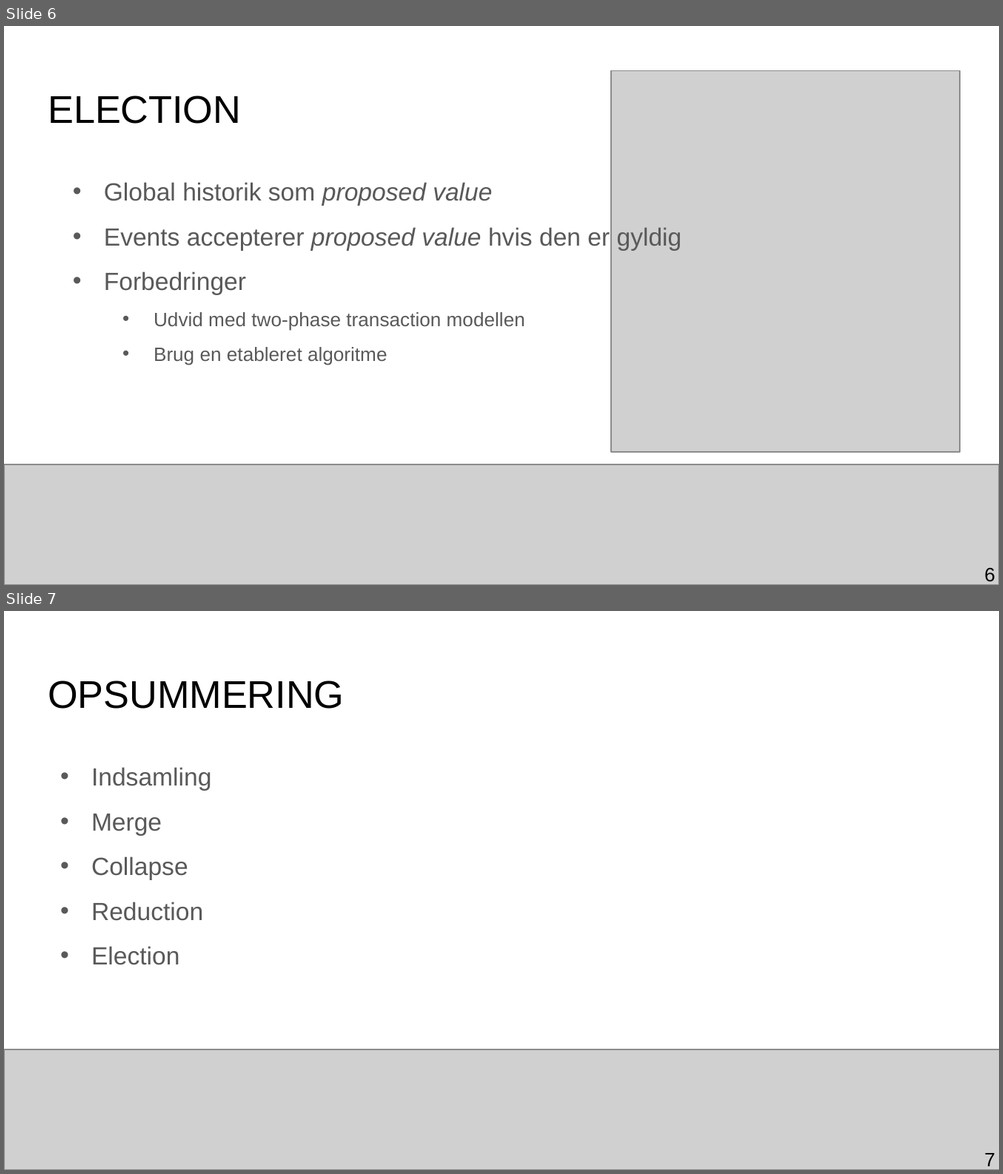
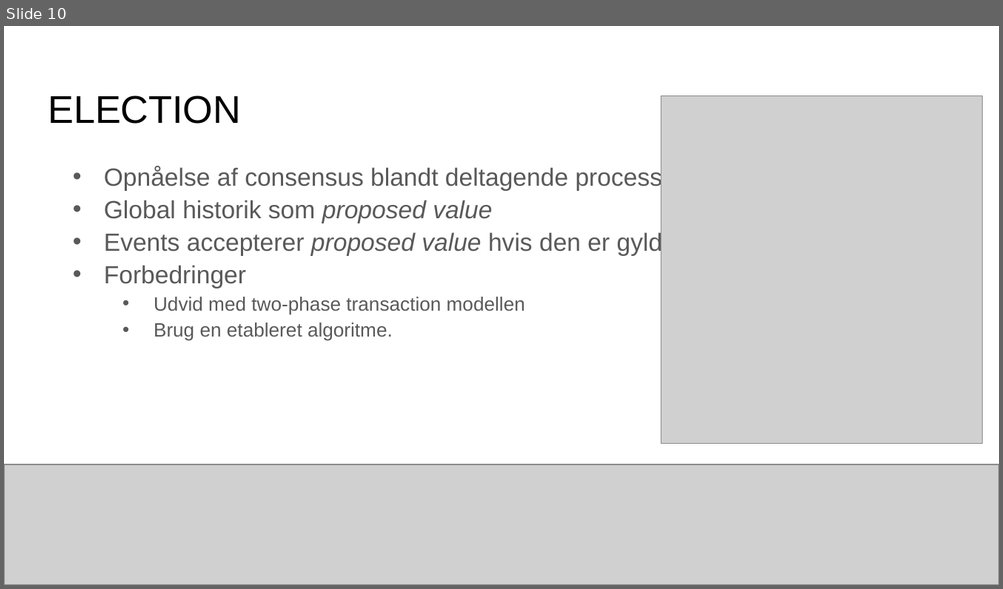
Before and after one commit to mikaellindemann/Distributed-Consensus, a slide deck: doc/Exam/Exam.pptx. Shown one above the other, each under a label of ours: slides 6 and 7 before the commit, slide 10 after it. The pictures are 1003x1174 and 1003x589 pixels, drawn with LibreOffice and Linux fonts; fonts in the diff are those of the drawing; grey boxes stand for pictures. Boxes give left, top, right and bottom in pixels: in the first picture for what was removed or moved away, otherwise in the second. Text is boxed around its words. In the diff, an @@ line names an element or a change of style, - is before the commit and + after.

```diff
--- a/doc/Exam/Exam.pptx
+++ b/doc/Exam/Exam.pptx
@@ slide 7 removed at [4, 611, 999, 1170], background #FFFFFF @@
@@ title removed at [48, 681, 344, 709] @@
-OPSUMMERING
@@ text removed at [91, 767, 211, 965] @@
-• Indsamling
-• Merge
-• Collapse
-• Reduction
-• Election
@@ picture removed at [4, 1050, 999, 1170] @@
@@ page number removed at [984, 1153, 995, 1170] @@
-7
@@ what was slide 6 is now slide 10 @@
@@ slide 10 changed as well @@
@@ picture: place and size @@
-picture at [611, 70, 959, 453]
+picture at [660, 96, 982, 443]
@@ text at [104, 166, 684, 190]: paragraph added @@
+• Opnåelse af consensus blandt deltagende processer
@@ text at [104, 200, 682, 315]: line spacing 1.5 to 1; more space between paragraphs @@
@@ text at [153, 323, 392, 341]: text changed @@
-  • Brug en etableret algoritme
+  • Brug en etableret algoritme.
@@ page number removed at [984, 568, 995, 585] @@
-6
```
Also in this commit, not shown: 11 other slides changed, 7 slides added, 3 other slides removed, 2 other files.
